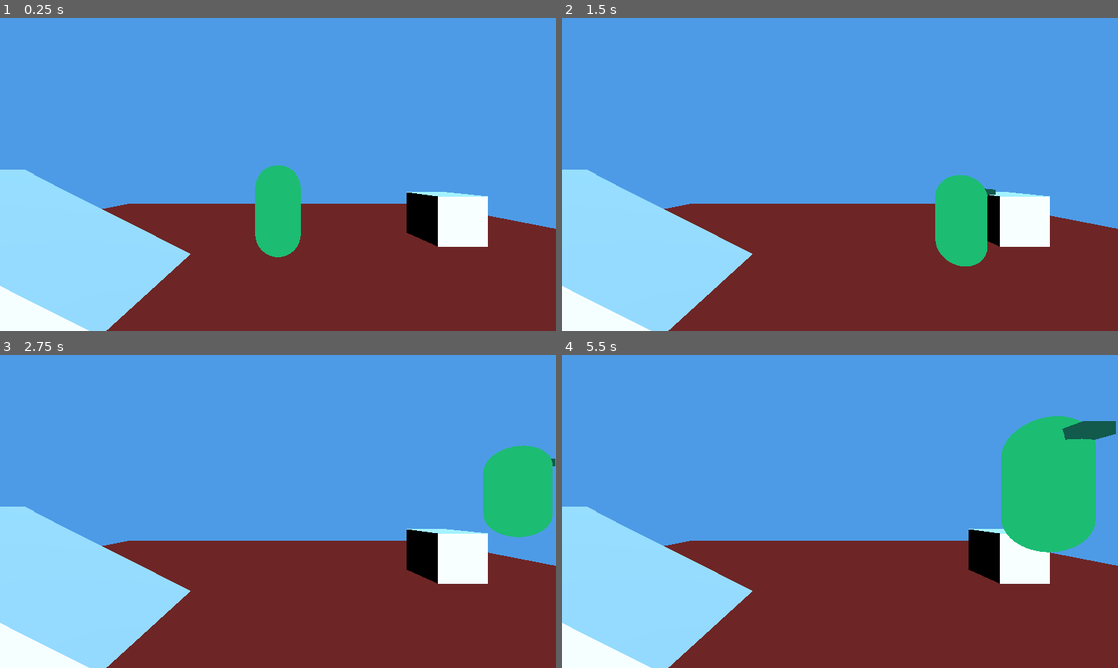
Above: before the commit, frames 1-4 (two rows, left to right).
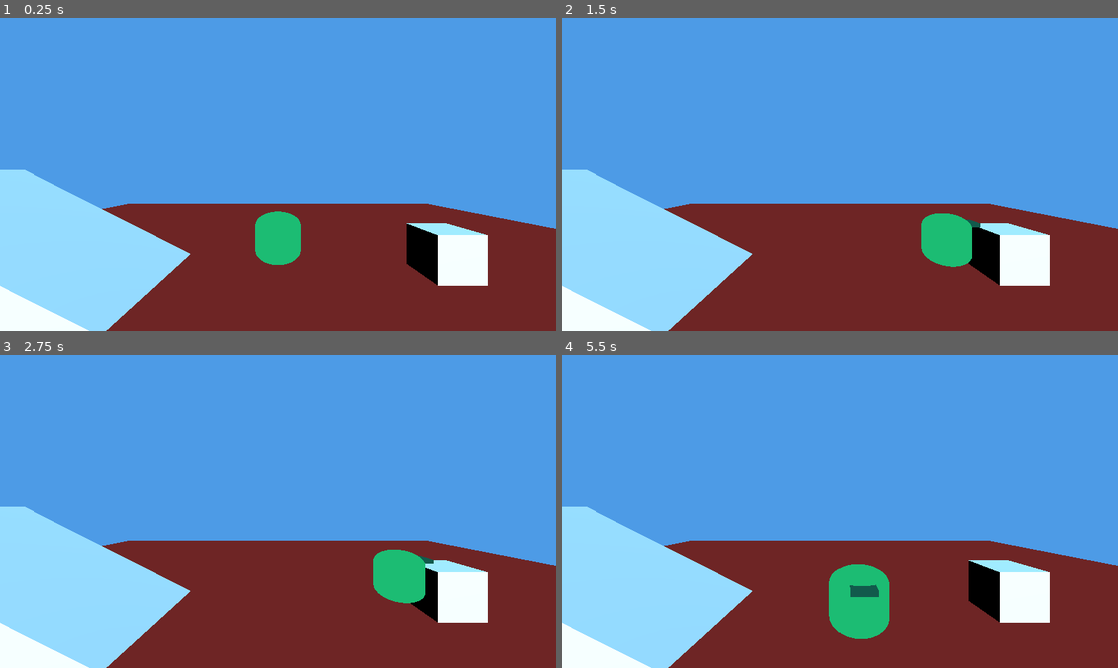
Above: after the commit, the same moments.

Repository: mcthaydt/cabaret-template
Game: Godot game, scene res://templates/base_scene_template.tscn
Two runs of this game, one before a commit and one after it. Both use one fixed random seed, a clock stepped at 60 frames per second and the inputs below.
Inputs (mouse positions are in pixels of both pictures, inside the frame that each line leads up to):
- Up to frame 1 (0.25 s): no input
- Up to frame 2 (1.5 s): tap Enter at 0.5 s; move the mouse to (962, 158) at 0.52 s; hold D (move_right) 0.53-1.25 s; hold Shift 0.53-1.25 s; click (962, 158) at 0.67 s; tap Space (jump) at 0.77 s; drag from (728, 190) to (812, 237) at 1.27 s
- Up to frame 3 (2.75 s): tap Space (jump) at 2 s; move the mouse to (333, 442) at 2.02 s; hold D (move_right) from 2.03 s (still down); tap Ctrl at 2.1 s
- Up to frame 4 (5.5 s): release D (move_right) at 2.75 s; drag from (812, 574) to (673, 464) at 2.77 s; tap Enter at 3.5 s; move the mouse to (1006, 558) at 3.52 s; hold A (move_left) 3.53-4.25 s; tap Alt at 3.6 s; tap Space (jump) at 3.77, 5 s; drag from (673, 464) to (756, 433) at 4.27 s; move the mouse to (867, 511) at 5.02 s; hold S (move_backward) from 5.03 s (still down); hold Shift from 5.03 s (still down); click (867, 511) at 5.17 s

The runs differ from the first frame. In frame 1, 5.0% of the frame differs, in the area x 45-88%, y 47-86%; in frame 2, 4.9%; in frame 3, 7.9%; in frame 4, 12%, in the area x 48-100%, y 19-91%.

Commit message:
player scale is maintained

Diff:
--- a/scripts/ecs/systems/align_with_surface_system.gd
+++ b/scripts/ecs/systems/align_with_surface_system.gd
@@ -19,6 +19,8 @@
 		var visual: Node3D = align_component.get_visual_node()
 		if body == null or visual == null:
 			continue
+
+		var visual_scale: Vector3 = visual.scale
 
 		if align_component.align_only_when_supported:
 			var tolerance := align_component.recent_support_tolerance
@@ -65,6 +67,7 @@
 
 		var origin := visual.global_transform.origin
 		visual.global_transform = Transform3D(new_basis, origin)
+		visual.scale = visual_scale
 
 func _project_onto_plane(vector: Vector3, plane_normal: Vector3) -> Vector3:
 	var normal := plane_normal.normalized()
--- a/templates/base_scene_template.tscn
+++ b/templates/base_scene_template.tscn
@@ -32,7 +32,7 @@
 size = Vector3(25, 1, 25)
 
 [node name="Block" type="CSGBox3D" parent="SceneObjects"]
-transform = Transform3D(1, 0, 0, 0, 1, 0, 0, 0, 1, 3.6780934, 0, 0)
+transform = Transform3D(1, 0, 0, 0, 1, 0, 0, 0, 1, 3.6780934, -0.77378076, 0)
 use_collision = true
 
 [node name="Block2" type="CSGBox3D" parent="SceneObjects"]
--- a/templates/player_template.tscn
+++ b/templates/player_template.tscn
@@ -30,6 +30,7 @@
 [node name="Player_Body" type="CharacterBody3D" parent="."]
 
 [node name="Body_Mesh" type="CSGMesh3D" parent="Player_Body"]
+transform = Transform3D(1, 0, 0, 0, 0.5518581, 0, 0, 0, 1, 0, -0.3421986, 0)
 mesh = SubResource("CapsuleMesh_6mvan")
 material = SubResource("StandardMaterial3D_6mvan")
 
@@ -44,28 +45,29 @@
 [node name="HoverRays" type="Node3D" parent="Player_Body"]
 
 [node name="Center" type="RayCast3D" parent="Player_Body/HoverRays"]
-target_position = Vector3(0, -2, 0)
+target_position = Vector3(0, -1.5, 0)
 
 [node name="Forward" type="RayCast3D" parent="Player_Body/HoverRays"]
 transform = Transform3D(1, 0, 0, 0, 1, 0, 0, 0, 1, 0, 0, 0.35)
-target_position = Vector3(0, -2, 0)
+target_position = Vector3(0, -1.5, 0)
 
 [node name="Back" type="RayCast3D" parent="Player_Body/HoverRays"]
 transform = Transform3D(1, 0, 0, 0, 1, 0, 0, 0, 1, 0, 0, -0.35)
-target_position = Vector3(0, -2, 0)
+target_position = Vector3(0, -1.5, 0)
 
 [node name="Left" type="RayCast3D" parent="Player_Body/HoverRays"]
 transform = Transform3D(1, 0, 0, 0, 1, 0, 0, 0, 1, -0.35, 0, 0)
-target_position = Vector3(0, -2, 0)
+target_position = Vector3(0, -1.5, 0)
 
 [node name="Right" type="RayCast3D" parent="Player_Body/HoverRays"]
 transform = Transform3D(1, 0, 0, 0, 1, 0, 0, 0, 1, 0.35, 0, 0)
-target_position = Vector3(0, -2, 0)
+target_position = Vector3(0, -1.5, 0)
 
 [node name="Components" type="Node" parent="."]
 
 [node name="MovementComponent" type="Node" parent="Components"]
 script = ExtResource("1_6m9bm")
+max_speed = 4.5
 deceleration = 22.0
 character_body_path = NodePath("../../Player_Body")
 input_component_path = NodePath("../InputComponent")
--- a/tests/unit/ecs/systems/test_align_with_surface_system.gd
+++ b/tests/unit/ecs/systems/test_align_with_surface_system.gd
@@ -69,6 +69,8 @@
 	basis = basis.rotated(Vector3.UP, 0.3)
 	body.global_transform = Transform3D(basis, Vector3.ZERO)
 	visual.global_transform = Transform3D(Basis.IDENTITY, Vector3.ZERO)
+	var original_scale: Vector3 = Vector3(2.0, 1.5, 0.75)
+	visual.scale = original_scale
 
 	system._physics_process(0.016)
 
@@ -76,6 +78,9 @@
 	assert_almost_eq(visual_up.x, slope_normal.x, 0.01)
 	assert_almost_eq(visual_up.y, slope_normal.y, 0.01)
 	assert_almost_eq(visual_up.z, slope_normal.z, 0.01)
+	assert_almost_eq(visual.scale.x, original_scale.x, 0.001)
+	assert_almost_eq(visual.scale.y, original_scale.y, 0.001)
+	assert_almost_eq(visual.scale.z, original_scale.z, 0.001)
 
 	await _cleanup(context)
 
